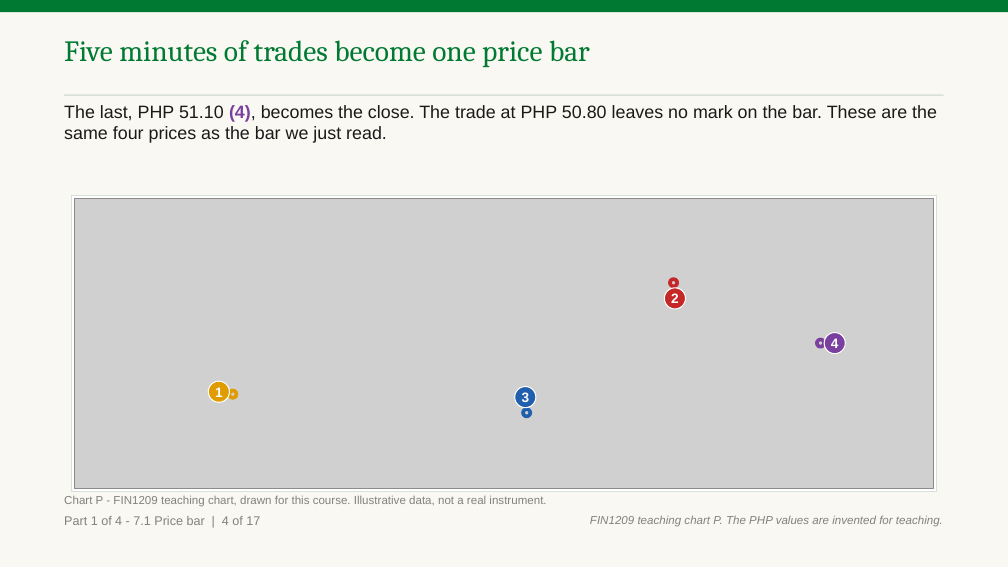
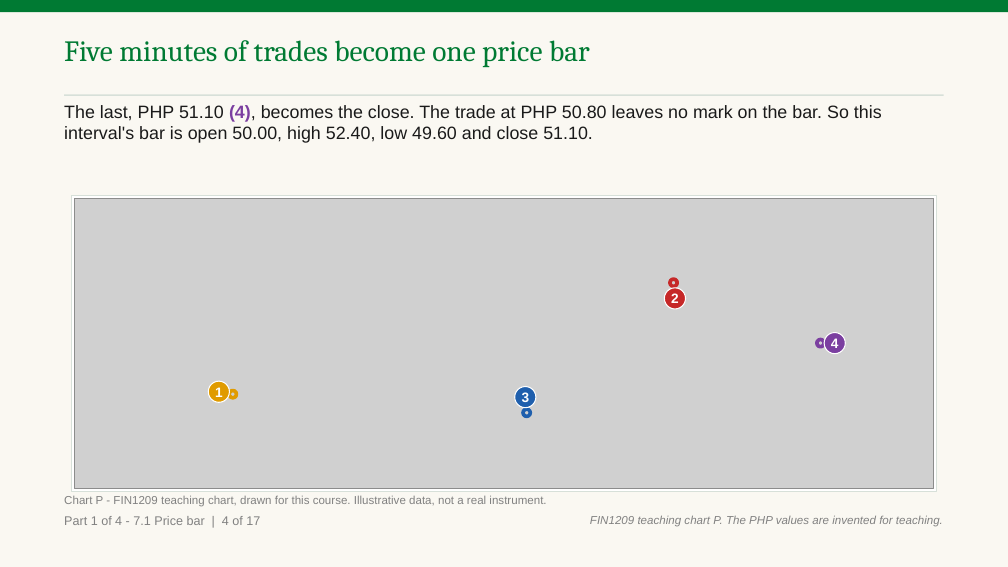
Before and after one commit to benjiesotelo-sudo/Telos_FIN1209, a slide deck: slide 8 of chapter-07/FIN1209-Chapter-07.pptx. Drawn at 1008x567 pixels with LibreOffice and Linux fonts; fonts in the diff are those of the drawing; grey boxes stand for pictures. Boxes give left, top, right and bottom in pixels: in the first picture for what was removed or moved away, otherwise in the second. Text is boxed around its words. In the diff, an @@ line names an element or a change of style, - is before the commit and + after.

```diff
--- a/chapter-07/FIN1209-Chapter-07.pptx
+++ b/chapter-07/FIN1209-Chapter-07.pptx
@@ text at box(64, 105, 882, 143): text changed @@
-The last, PHP 51.10 (4), becomes the close. The trade at PHP 50.80 leaves no mark on the bar. These are the same four prices as the bar we just read.
+The last, PHP 51.10 (4), becomes the close. The trade at PHP 50.80 leaves no mark on the bar. So this interval's bar is open 50.00, high 52.40, low 49.60 and close 51.10.
```
Also in this commit, not shown: 8 other slides changed, 3 other files.
